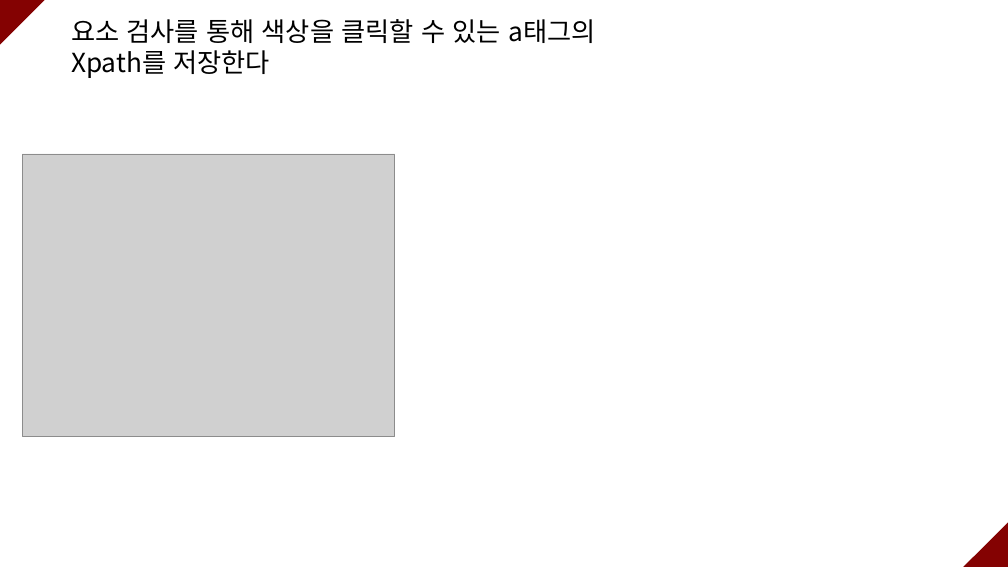
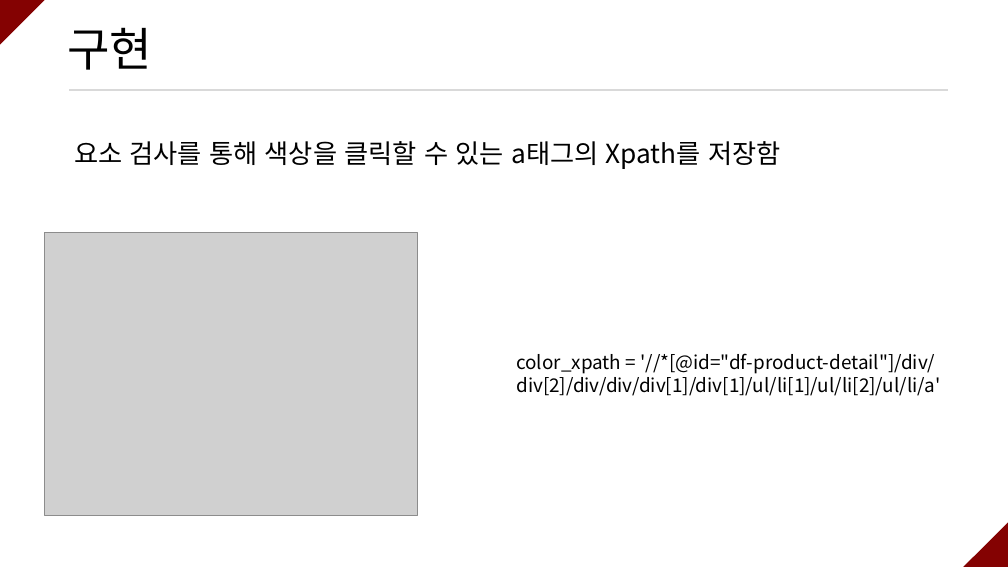
Before and after one commit to ramieeee/self_learning, a slide deck: slide 10 of semi_projects/쇼핑몰 옷 사이즈 확인 크롤링/쇼핑몰 옷 사이즈 확인 크롤링.pptx. Drawn at 1008x567 pixels with LibreOffice and Linux fonts; fonts in the diff are those of the drawing; grey boxes stand for pictures. Boxes give left, top, right and bottom in pixels: in the first picture for what was removed or moved away, otherwise in the second. Text is boxed around its words. In the diff, an @@ line names an element or a change of style, - is before the commit and + after.

```diff
--- a/semi_projects/쇼핑몰 옷 사이즈 확인 크롤링/쇼핑몰 옷 사이즈 확인 크롤링.pptx
+++ b/semi_projects/쇼핑몰 옷 사이즈 확인 크롤링/쇼핑몰 옷 사이즈 확인 크롤링.pptx
@@ title added at (x1=67, y1=27, x2=152, y2=70), 44 pt, text #000000 @@
+구현
@@ line added from (70, 90) to (949, 90), #D9D9D9 2 pt @@
@@ text at (x1=74, y1=141, x2=780, y2=169): text changed @@
-요소 검사를 통해 색상을 클릭할 수 있는 a태그의 Xpath를 저장한다
+요소 검사를 통해 색상을 클릭할 수 있는 a태그의 Xpath를 저장함
@@ picture moved from (x1=23, y1=154, x2=395, y2=437) to (x1=45, y1=233, x2=417, y2=516) @@
@@ text added at (x1=516, y1=353, x2=940, y2=396), 18 pt, text #000000 @@
+color_xpath = '//*[@id="df-product-detail"]/div/div[2]/div/div/div[1]/div[1]/ul/li[1]/ul/li[2]/ul/li/a'
```
Also in this commit, not shown: 7 other slides changed, 10 slides added, 11 slides removed, 2 other files.
